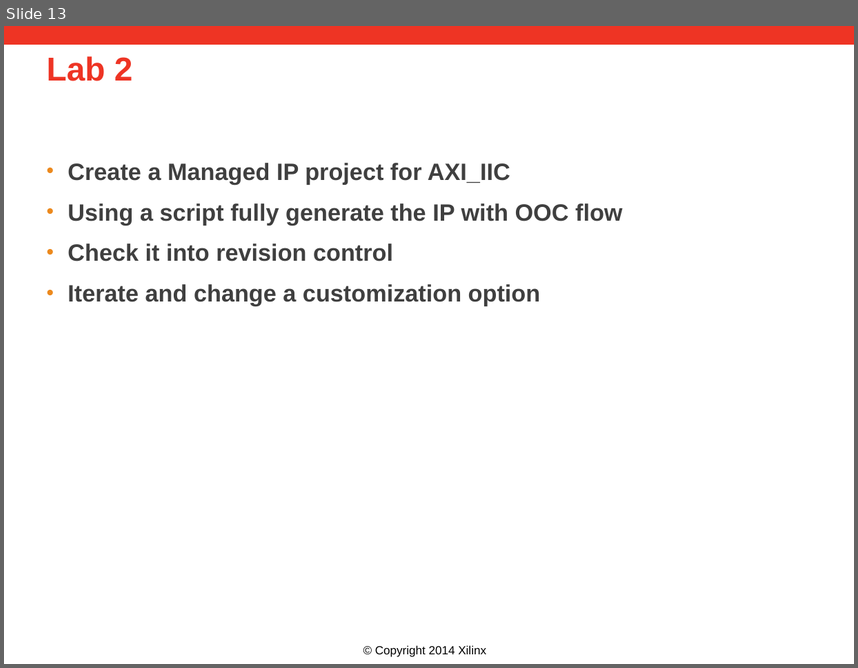
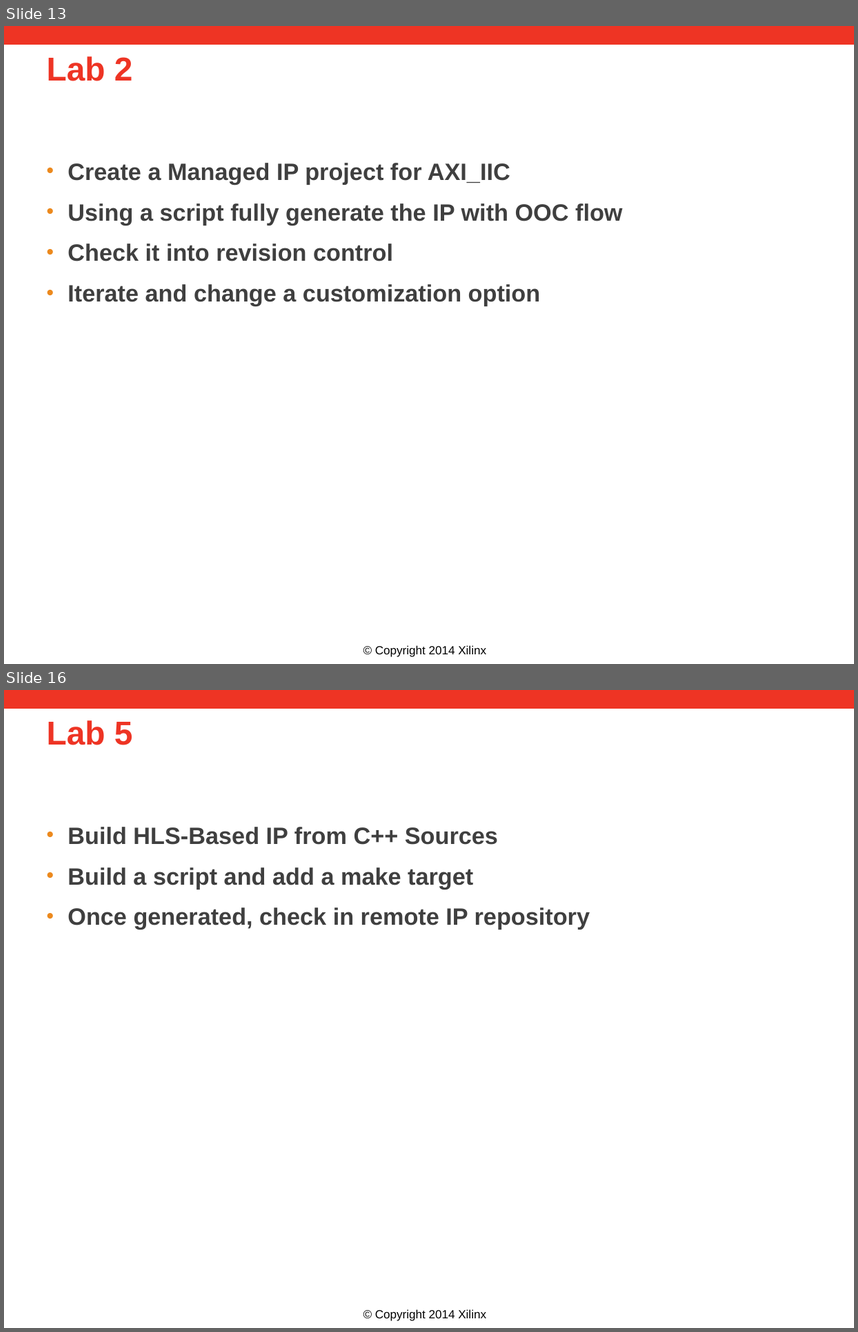
Before and after one commit to Xilinx/revCtrl, a slide deck: doc/versionControl.pptx. Shown one above the other, each under a label of ours: slide 13 before the commit, slides 13 and 16 after it; the slides between them are not shown. The pictures are 858x668 and 858x1332 pixels, drawn with LibreOffice and Linux fonts; fonts in the diff are those of the drawing; background and template pictures are left out. Boxes give left, top, right and bottom in pixels: in the first picture for what was removed or moved away, otherwise in the second. Text is boxed around its words. In the diff, an @@ line names an element or a change of style, - is before the commit and + after.

```diff
--- a/doc/versionControl.pptx
+++ b/doc/versionControl.pptx
@@ slide 16 added at [4, 690, 854, 1328], background #FFFFFF; not listed: 2 template elements that a slide beside it also shows @@
@@ title added at [47, 720, 133, 745], 28 pt, text #EE3424, bold @@
+Lab 5
@@ text added at [67, 827, 590, 929], 20 pt, text #3F3F3F, bold @@
+• Build HLS-Based IP from C++ Sources
+• Build a script and add a make target
+• Once generated, check in remote IP repository
```
Also in this commit, not shown: 2 slides changed, 2 other slides added, 2 other files.
